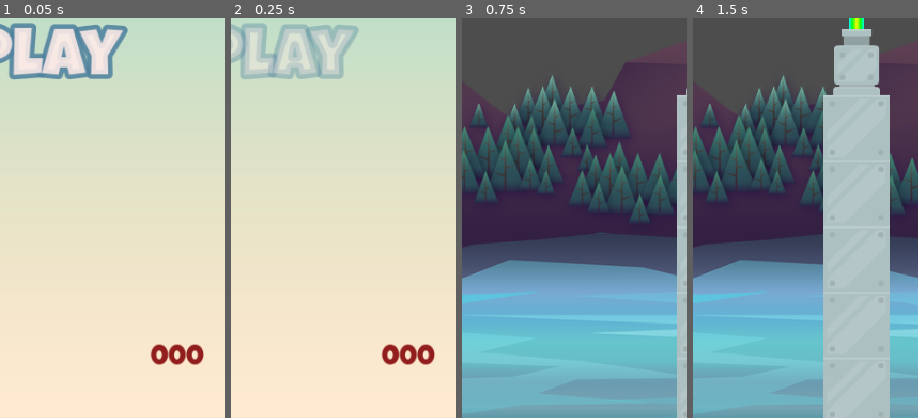
Above: before the commit, frames 1-4 (left to right).
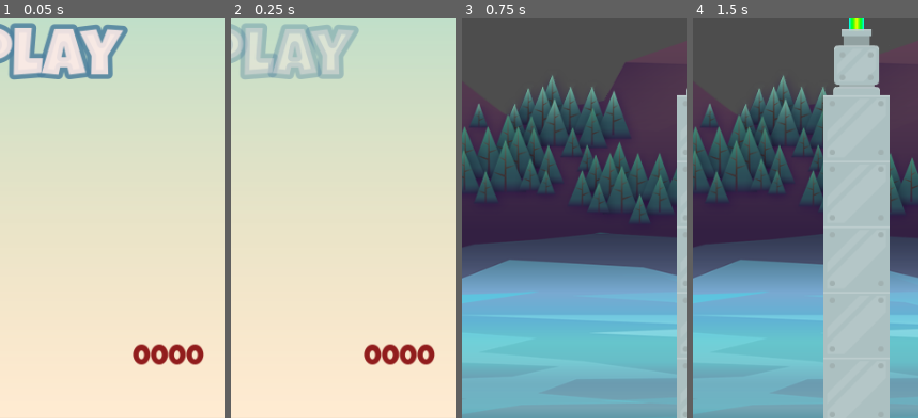
Above: after the commit, the same moments.

Repository: k3kyan/Tappy-Plane
Game: Godot game, scene res://Scenes/Main/Main.tscn
Two runs of this game, one before a commit and one after it. Both use one fixed random seed, a clock stepped at 60 frames per second and the inputs below.
Inputs:
- Up to frame 1 (0.05 s): no input
- Up to frame 2 (0.25 s): no input
- Up to frame 3 (0.75 s): tap Space (jump) at 0.5 s; hold Space (jump) from 0.53 s (still down)
- Up to frame 4 (1.5 s): release Space (jump) at 1.28 s; tap Space (jump) at 1.35 s
The pictures show only the part of the screen within x 50-100%, y 50-100%; the shares and areas given below are measured in that part.

The runs differ from the first frame. In frame 1, 0.3% of the frame differs, in the area x 59-68%, y 81-87%; in frame 2, 0.3%; in frame 3, nothing differs; in frame 4, nothing differs.

Commit message:
Implemented high score

Diff:
--- /dev/null
+++ b/Globals/ScoreManager.gd
@@ -0,0 +1,14 @@
+extends Node
+
+var highscore: int = 0
+# properties ..... ??
+var highscore_gs: int:
+	get:
+		return highscore
+	set(value):
+		if value > highscore:
+			highscore = value;
+
+# load up high scores when the game is booted
+func _ready() -> void:
+	pass
--- a/Scenes/Game UI/GameUi.gd
+++ b/Scenes/Game UI/GameUi.gd
@@ -40,6 +40,7 @@
 		#get_tree().change_scene_to_packed(MAIN)
 		GameManager.load_main_scene()
 	elif press_space.visible and event.is_action_pressed("jump"):
+		ScoreManager.highscore = _score
 		GameManager.load_main_scene()
 
 
--- a/Scenes/Main/Main.gd
+++ b/Scenes/Main/Main.gd
@@ -1,13 +1,19 @@
 extends Control
 
 #const GAME = preload("res://Scenes/Game/Game.tscn")
+@onready var high_score_label: Label = $MarginContainer/HighScoreLabel
 
 # Called when the node enters the scene tree for the first time.
 func _ready() -> void:
 	get_tree().paused = false
+	high_score_label.text = "%04d" % ScoreManager.highscore #will update even if its not the nodes first time in the scene tree....
 
 func _unhandled_input(event: InputEvent) -> void:
 	if event.is_action_pressed("jump"):
 		print(event)
 		#get_tree().change_scene_to_packed(GAME)
 		GameManager.load_game_scene()
+
+# unneeded bc _ready() updates everytime this scene_tree is loaded
+#func _enter_tree() -> void:
+	#high_score_label.text = "%04d" % ScoreManager.highscore
--- a/project.godot
+++ b/project.godot
@@ -19,6 +19,7 @@
 
 SignalHub="*res://Globals/SignalHub.gd"
 GameManager="*res://Globals/GameManager.gd"
+ScoreManager="*res://Globals/ScoreManager.gd"
 
 [display]
 
Not shown, added: Globals/ScoreManager.gd.uid
